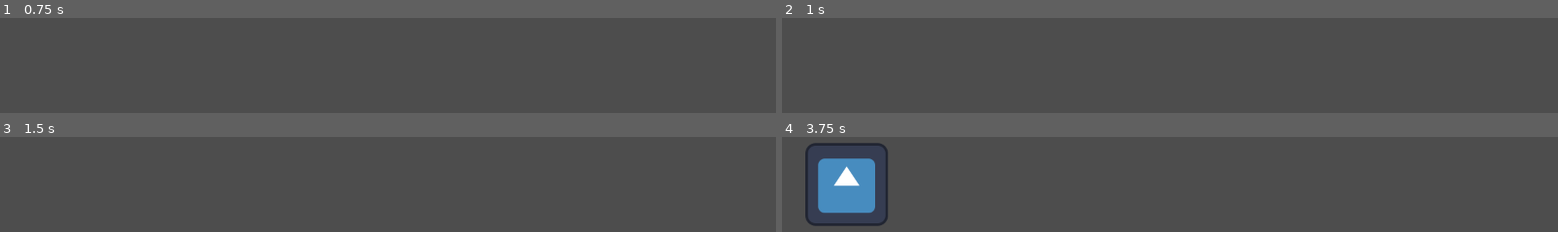
Above: before the commit, frames 1-4 (two rows, left to right).
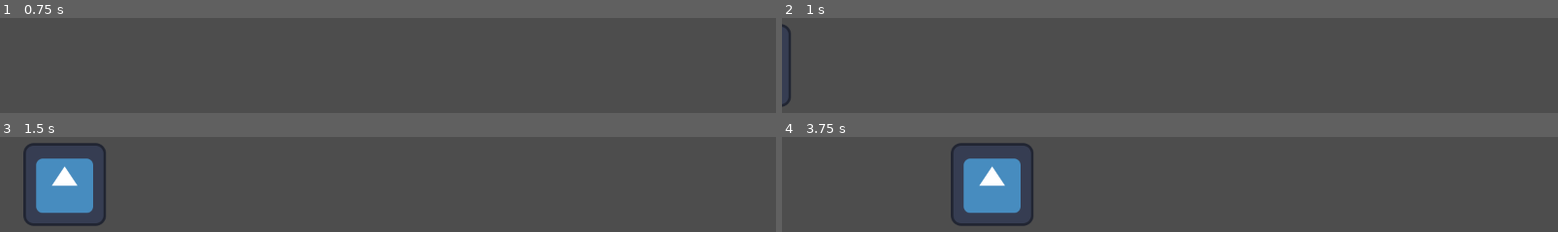
Above: after the commit, the same moments.

Repository: langedev/limelight
Game: Godot game, scene res://Scenes/Stage/stage.tscn
The game is run twice, just before and just after one commit, with the same random seed, the same clock (stepped at 60 frames per second) and the same inputs. The engine's default icon, where the game draws it, is replaced by a stand-in: a white triangle on a blue panel in a dark square.
Inputs:
- Up to frame 1 (0.75 s): tap Enter at 0.5 s; hold Right (move_right) from 0.53 s (still down)
- Up to frame 2 (1 s): keep holding Right (move_right)
- Up to frame 3 (1.5 s): release Right (move_right) at 1.28 s; hold Left (move_left) from 1.28 s (still down)
- Up to frame 4 (3.75 s): release Left (move_left) at 2.03 s; hold Right (move_right) 2.03-3.53 s; hold Left (move_left) from 3.53 s (still down)

Frame 1 is identical in both runs. In frame 2, 0.3% of the frame differs, in the area x 0-2%, y 7-93%; in frame 3, 5.4%; in frame 4, 11%, in the area x 3-33%, y 6-94%.

Commit message:
FIXED bug where character started at position -1
When the character was first created they started at -1 due to
ScenePosition originally being written for the range [-1,divisions-2],
rather than [0, divisions-1]. Meaning players were initiated at position
-1. which was left of offstage left.

Diff:
--- a/Scenes/Stage/stage.gd
+++ b/Scenes/Stage/stage.gd
@@ -38,7 +38,7 @@
 	var _prev_pos := false
 	var _divisions: int
 
-	func _init(divisions, position = -1):
+	func _init(divisions, position = 0):
 		_divisions = divisions
 		_position = position
 
